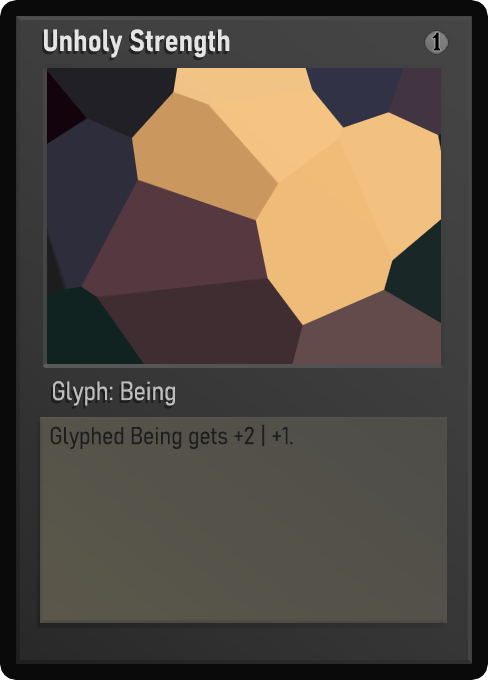
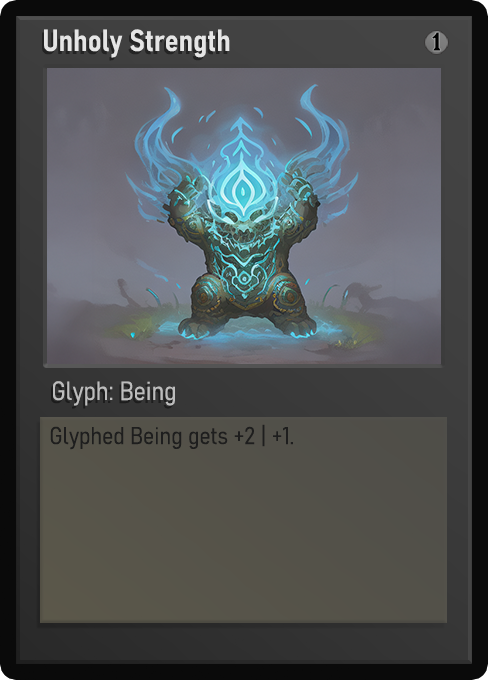
Layers edited between the first and the second 488px x 680px image:
painted on "Name" over [45, 29, 224, 58]
painted on "Class" over [53, 381, 175, 406]
painted on "Desc_norm" over [52, 424, 293, 450]
painted on "Artwork" over [47, 68, 441, 364]
